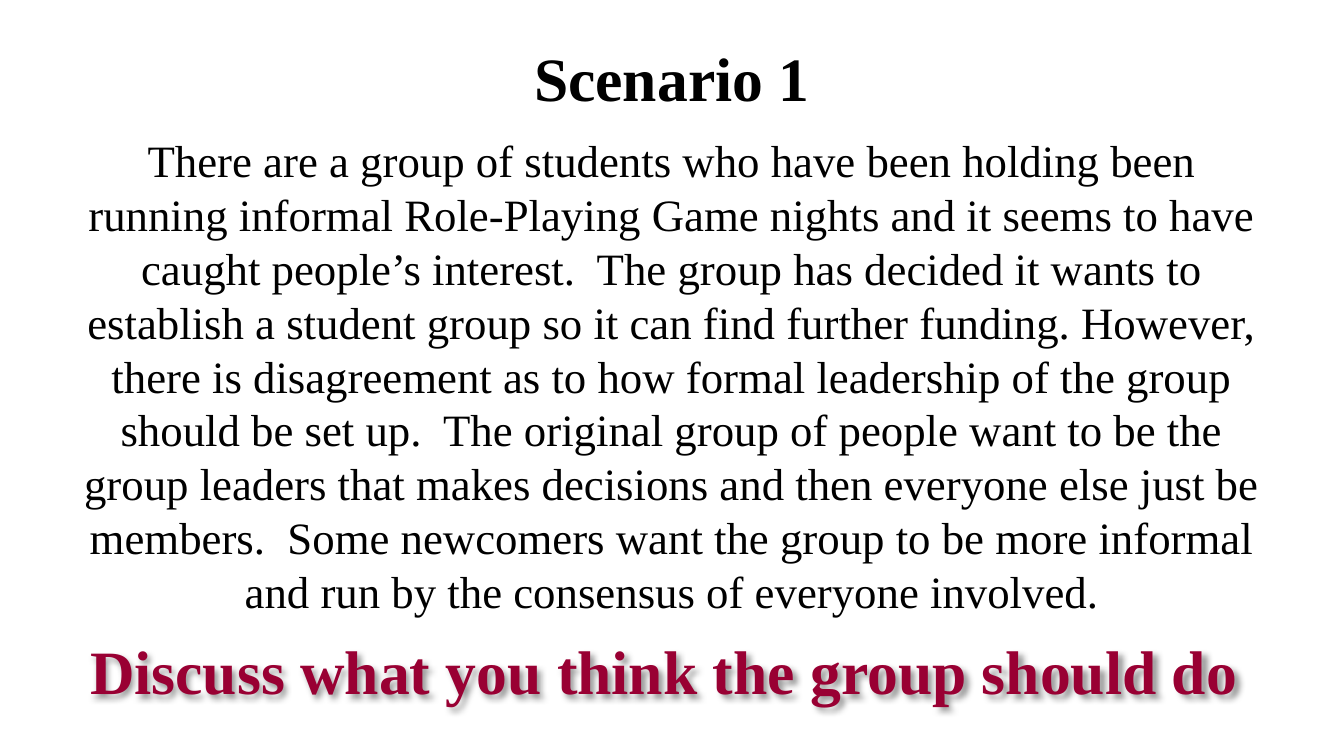
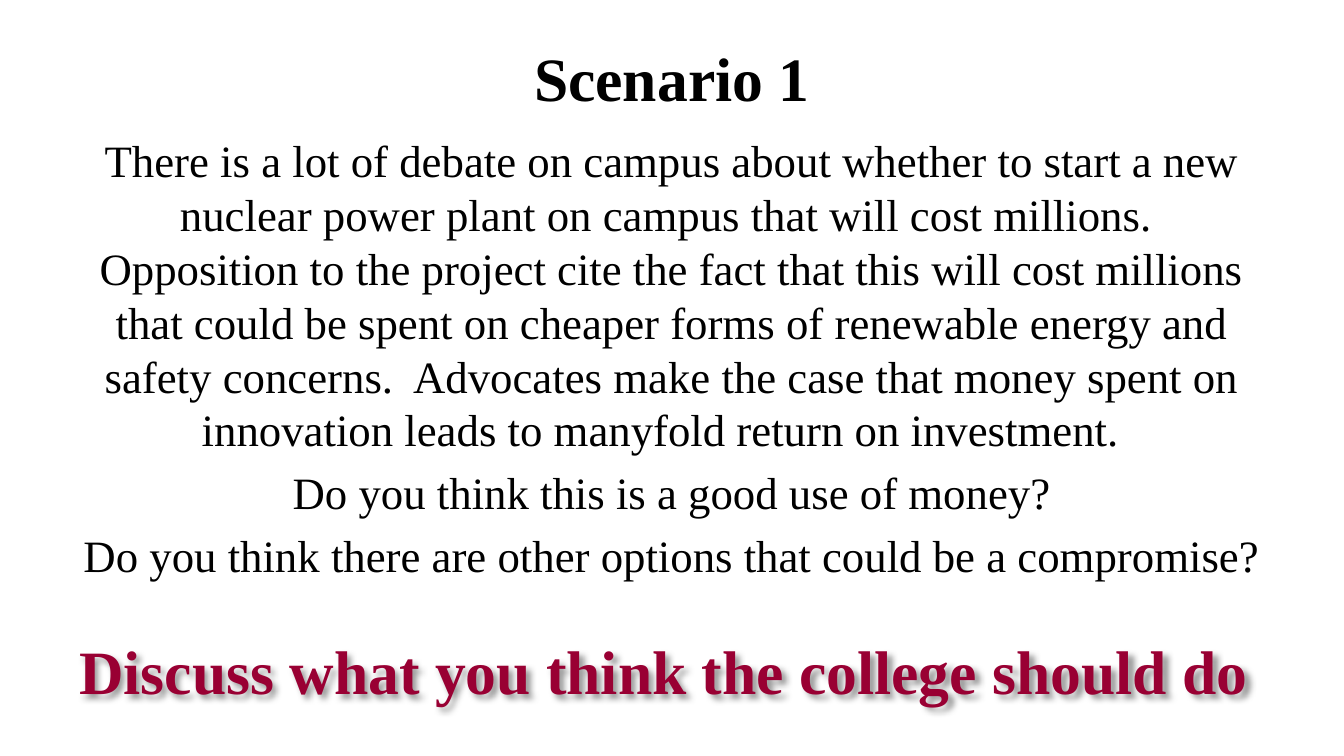
Before and after one commit to other-realm/spark, a slide deck: slide 4 of SparkClass4.pptx. Drawn at 1344x756 pixels with LibreOffice and Linux fonts; fonts in the diff are those of the drawing. Boxes give left, top, right and bottom in pixels: in the first picture for what was removed or moved away, otherwise in the second. Text is boxed around its words. In the diff, an @@ line names an element or a change of style, - is before the commit and + after.

```diff
--- a/SparkClass4.pptx
+++ b/SparkClass4.pptx
@@ text at bbox=[83, 145, 1258, 581]: text changed @@
-There are a group of students who have been holding been running informal Role-Playing Game nights and it seems to have caught people’s interest. The group has decided it wants to establish a student group so it can find further funding. However, there is disagreement as to how formal leadership of the group should be set up. The original group of people want to be the group leaders that makes decisions and then everyone else just be members. Some newcomers want the group to be more informal and run by the consensus of everyone involved.
+There is a lot of debate on campus about whether to start a new nuclear power plant on campus that will cost millions. Opposition to the project cite the fact that this will cost millions that could be spent on cheaper forms of renewable energy and safety concerns. Advocates make the case that money spent on innovation leads to manyfold return on investment.
+Do you think this is a good use of money?
+Do you think there are other options that could be a compromise?
@@ text at bbox=[79, 646, 1247, 706]: text changed @@
-Discuss what you think the group should do
+Discuss what you think the college should do
```
Also in this commit, not shown: 3 other files.
